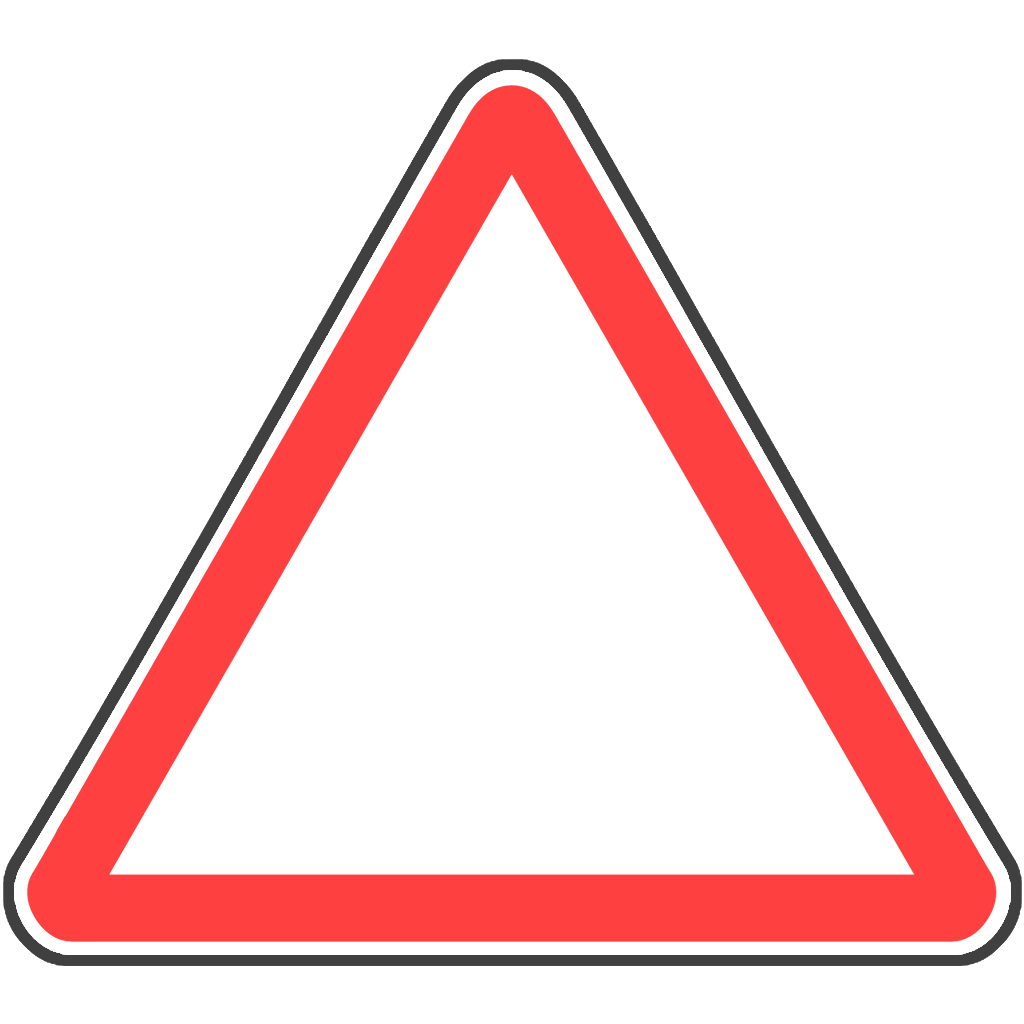
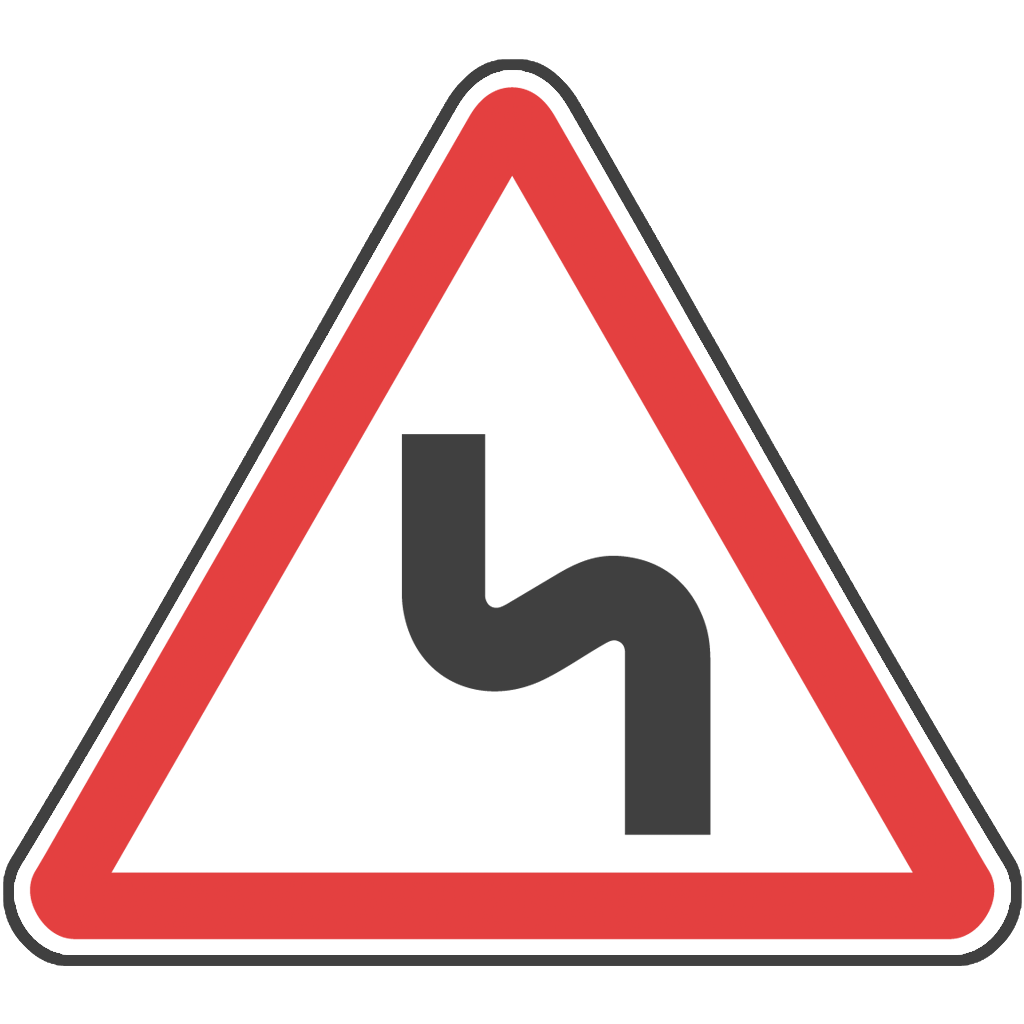
Revision of a layered w=1024, h=1024 image; what changed, layer by layer:
moved "Слой 7" into group "Группа 1" over bbox(27, 85, 997, 942)
added group "1.12.2" with 1 layers in group "Группа 1" over bbox(29, 86, 995, 940)
added layer "Слой 11" in group "1.12.2" over bbox(29, 86, 995, 940)
hid group "base / 2.4" (1 layers) over bbox(27, 85, 997, 942)
moved "Слой 4" into group "Группа 1" over bbox(27, 85, 997, 942)